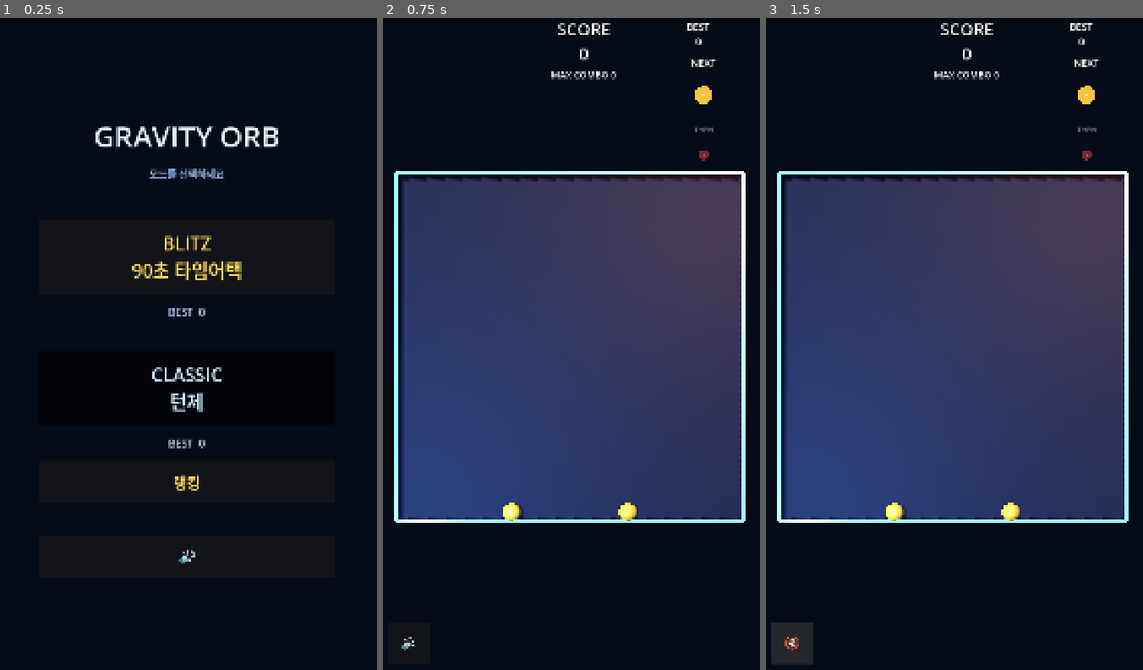
Above: before the commit, frames 1-3 (left to right).
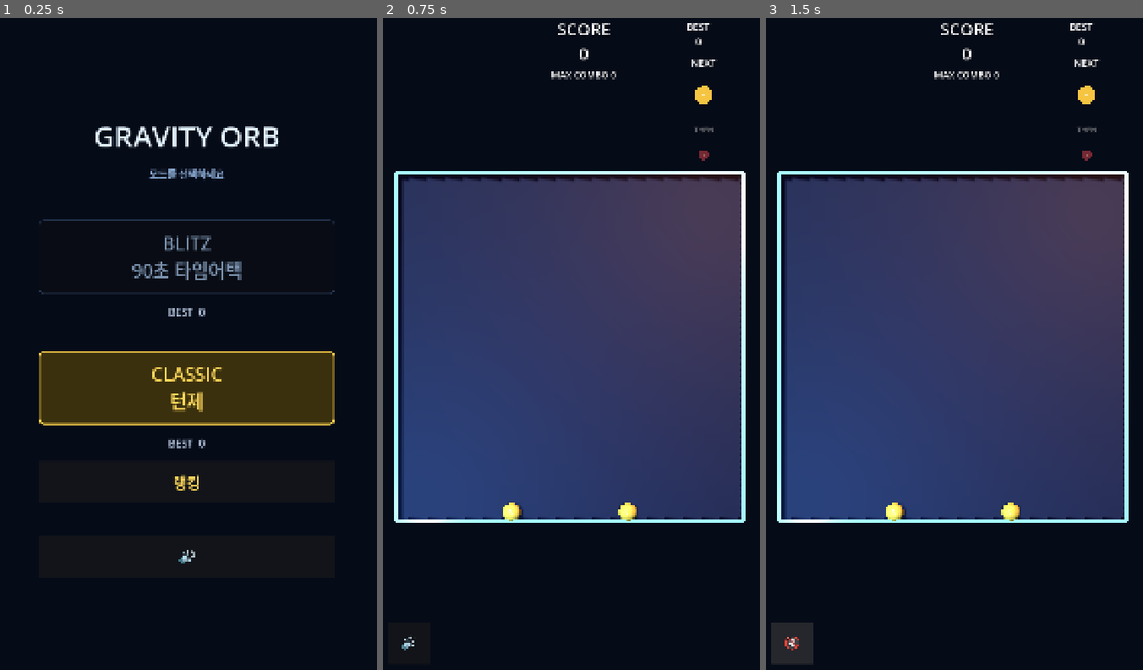
Above: after the commit, the same moments.

Repository: jeongmo-dot/gravity_orb
Game: Godot game, scene res://scenes/Main3D.tscn
Same seed, same stepped clock (60 frames per second), same inputs: the game is played once before the commit and once after it.
Inputs:
- Up to frame 1 (0.25 s): no input
- Up to frame 2 (0.75 s): click "CLASSIC 턴제" at 0.5 s
- Up to frame 3 (1.5 s): click "🔊" at 1.25 s

The runs differ from the first frame. In frame 1, 9.8% of the frame differs, in the area x 10-89%, y 30-63%; in frame 2, nothing differs; in frame 3, nothing differs.

Commit message:
[#53 M8] 랭킹 열 정렬과 선택 표시 보정

Diff:
--- a/scenes/UI.tscn
+++ b/scenes/UI.tscn
@@ -32,6 +32,30 @@
 corner_radius_bottom_right = 10
 corner_radius_bottom_left = 10
 
+[sub_resource type="StyleBoxFlat" id="StyleBoxFlat_mode_unselected"]
+bg_color = Color(0.035, 0.05, 0.08, 0.96)
+border_width_left = 2
+border_width_top = 2
+border_width_right = 2
+border_width_bottom = 2
+border_color = Color(0.16, 0.23, 0.34, 1)
+corner_radius_top_left = 14
+corner_radius_top_right = 14
+corner_radius_bottom_right = 14
+corner_radius_bottom_left = 14
+
+[sub_resource type="StyleBoxFlat" id="StyleBoxFlat_mode_selected"]
+bg_color = Color(0.23, 0.19, 0.055, 1)
+border_width_left = 3
+border_width_top = 3
+border_width_right = 3
+border_width_bottom = 6
+border_color = Color(1, 0.835294, 0.290196, 1)
+corner_radius_top_left = 14
+corner_radius_top_right = 14
+corner_radius_bottom_right = 14
+corner_radius_bottom_left = 14
+
 [node name="UI" type="CanvasLayer"]
 script = ExtResource("1_debug_hud")
 
@@ -551,9 +575,15 @@
 custom_minimum_size = Vector2(0, 210)
 layout_mode = 2
 mouse_filter = 0
-theme_override_colors/font_color = Color(1, 0.85, 0.35, 1)
-theme_override_colors/font_pressed_color = Color(1, 0.95, 0.7, 1)
+theme_override_colors/font_color = Color(0.48, 0.57, 0.68, 1)
+theme_override_colors/font_hover_color = Color(0.68, 0.76, 0.86, 1)
+theme_override_colors/font_pressed_color = Color(1, 0.85, 0.35, 1)
+theme_override_colors/font_hover_pressed_color = Color(1, 0.9, 0.5, 1)
 theme_override_font_sizes/font_size = 52
+theme_override_styles/normal = SubResource("StyleBoxFlat_mode_unselected")
+theme_override_styles/hover = SubResource("StyleBoxFlat_mode_unselected")
+theme_override_styles/pressed = SubResource("StyleBoxFlat_mode_selected")
+theme_override_styles/hover_pressed = SubResource("StyleBoxFlat_mode_selected")
 toggle_mode = true
 text = "BLITZ\n90초 타임어택"
 
@@ -576,9 +606,15 @@
 custom_minimum_size = Vector2(0, 210)
 layout_mode = 2
 mouse_filter = 0
-theme_override_colors/font_color = Color(0.55, 0.82, 1, 1)
-theme_override_colors/font_pressed_color = Color(0.8, 0.93, 1, 1)
+theme_override_colors/font_color = Color(0.48, 0.57, 0.68, 1)
+theme_override_colors/font_hover_color = Color(0.68, 0.76, 0.86, 1)
+theme_override_colors/font_pressed_color = Color(1, 0.85, 0.35, 1)
+theme_override_colors/font_hover_pressed_color = Color(1, 0.9, 0.5, 1)
 theme_override_font_sizes/font_size = 52
+theme_override_styles/normal = SubResource("StyleBoxFlat_mode_unselected")
+theme_override_styles/hover = SubResource("StyleBoxFlat_mode_unselected")
+theme_override_styles/pressed = SubResource("StyleBoxFlat_mode_selected")
+theme_override_styles/hover_pressed = SubResource("StyleBoxFlat_mode_selected")
 toggle_mode = true
 text = "CLASSIC\n턴제"
 
@@ -671,7 +707,15 @@
 custom_minimum_size = Vector2(360, 120)
 layout_mode = 2
 mouse_filter = 0
+theme_override_colors/font_color = Color(0.48, 0.57, 0.68, 1)
+theme_override_colors/font_hover_color = Color(0.68, 0.76, 0.86, 1)
+theme_override_colors/font_pressed_color = Color(1, 0.85, 0.35, 1)
+theme_override_colors/font_hover_pressed_color = Color(1, 0.9, 0.5, 1)
 theme_override_font_sizes/font_size = 38
+theme_override_styles/normal = SubResource("StyleBoxFlat_mode_unselected")
+theme_override_styles/hover = SubResource("StyleBoxFlat_mode_unselected")
+theme_override_styles/pressed = SubResource("StyleBoxFlat_mode_selected")
+theme_override_styles/hover_pressed = SubResource("StyleBoxFlat_mode_selected")
 toggle_mode = true
 text = "BLITZ"
 
@@ -680,7 +724,15 @@
 custom_minimum_size = Vector2(360, 120)
 layout_mode = 2
 mouse_filter = 0
+theme_override_colors/font_color = Color(0.48, 0.57, 0.68, 1)
+theme_override_colors/font_hover_color = Color(0.68, 0.76, 0.86, 1)
+theme_override_colors/font_pressed_color = Color(1, 0.85, 0.35, 1)
+theme_override_colors/font_hover_pressed_color = Color(1, 0.9, 0.5, 1)
 theme_override_font_sizes/font_size = 38
+theme_override_styles/normal = SubResource("StyleBoxFlat_mode_unselected")
+theme_override_styles/hover = SubResource("StyleBoxFlat_mode_unselected")
+theme_override_styles/pressed = SubResource("StyleBoxFlat_mode_selected")
+theme_override_styles/hover_pressed = SubResource("StyleBoxFlat_mode_selected")
 toggle_mode = true
 text = "CLASSIC"
 
--- a/scripts/ui/RankingPanel.gd
+++ b/scripts/ui/RankingPanel.gd
@@ -7,6 +7,9 @@
 const SILVER: Color = Color("#D5DEE8")
 const BRONZE: Color = Color("#CD8B62")
 const DEFAULT_ROW_COLOR: Color = Color("#E5EDF8")
+const HEADER_COLOR: Color = Color("#8CAED6")
+const COLUMN_NAMES: Array[String] = ["Rank", "Score", "Stat", "Date"]
+const COLUMN_WIDTHS: Array[float] = [100.0, 250.0, 250.0, 300.0]
 
 @export var row_style: StyleBoxFlat
 @export var highlight_style: StyleBoxFlat
@@ -21,16 +24,21 @@
 var _highlight_mode: GameConfig.GameMode = GameConfig.GameMode.TURN
 var _highlight_rank: int = 0
 var _rows: Array[PanelContainer] = []
-var _row_labels: Array[Label] = []
+var _header_columns: Dictionary = {}
+var _row_columns: Array[Dictionary] = []
 var _pulse_elapsed: float = 0.0
 
 
 func _ready() -> void:
+	_header.text = ""
+	_header_columns = _create_columns(_header, true)
 	for rank: int in range(1, SaveStore.RANKING_LIMIT + 1):
 		_rows.append(get_node("Panel/Content/Rows/RankingRow%d" % rank) as PanelContainer)
-		_row_labels.append(
-			get_node("Panel/Content/Rows/RankingRow%d/Text" % rank) as Label
-		)
+		var row_host: Label = get_node(
+			"Panel/Content/Rows/RankingRow%d/Text" % rank
+		) as Label
+		row_host.text = ""
+		_row_columns.append(_create_columns(row_host, false))
 	_blitz_tab.pressed.connect(func() -> void: _show_mode(GameConfig.GameMode.BLITZ))
 	_classic_tab.pressed.connect(func() -> void: _show_mode(GameConfig.GameMode.TURN))
 	_close_button.pressed.connect(_on_close_pressed)
@@ -83,31 +91,64 @@
 	var blitz_mode: bool = _mode == GameConfig.GameMode.BLITZ
 	_blitz_tab.set_pressed_no_signal(blitz_mode)
 	_classic_tab.set_pressed_no_signal(not blitz_mode)
-	_header.text = "순위        점수       %s       날짜" % (
-		"최대 체인" if blitz_mode else "최대 콤보"
-	)
+	(_header_columns["Rank"] as Label).text = "순위"
+	(_header_columns["Score"] as Label).text = "점수"
+	(_header_columns["Stat"] as Label).text = "최대 체인" if blitz_mode else "최대 콤보"
+	(_header_columns["Date"] as Label).text = "날짜"
 	var rankings: Array[Dictionary] = SaveStore.load_rankings(_save_path, _mode)
 	var active_rank: int = highlighted_rank()
 	for index: int in range(_rows.size()):
 		var rank: int = index + 1
 		var row: PanelContainer = _rows[index]
-		var label: Label = _row_labels[index]
+		var columns: Dictionary = _row_columns[index]
 		row.add_theme_stylebox_override(
 			"panel",
 			highlight_style if rank == active_rank else row_style
 		)
+		(columns["Rank"] as Label).text = str(rank)
 		if index >= rankings.size():
-			label.text = "%2d          —" % rank
+			(columns["Score"] as Label).text = "—"
+			(columns["Stat"] as Label).text = ""
+			(columns["Date"] as Label).text = ""
 		else:
 			var record: Dictionary = rankings[index]
 			var stat_key: String = "max_chain" if blitz_mode else "max_combo"
-			label.text = "%2d    %10s       %4d       %s" % [
-				rank,
-				_format_score(int(record["score"])),
-				int(record[stat_key]),
-				_short_date(str(record["date"])),
-			]
-		label.add_theme_color_override("font_color", _rank_color(rank))
+			(columns["Score"] as Label).text = _format_score(int(record["score"]))
+			(columns["Stat"] as Label).text = str(int(record[stat_key]))
+			(columns["Date"] as Label).text = _short_date(str(record["date"]))
+		for column_name: String in COLUMN_NAMES:
+			(columns[column_name] as Label).add_theme_color_override(
+				"font_color",
+				_rank_color(rank)
+			)
+
+
+func _create_columns(host: Control, header: bool) -> Dictionary:
+	var columns_container: HBoxContainer = HBoxContainer.new()
+	columns_container.name = "Columns"
+	columns_container.mouse_filter = Control.MOUSE_FILTER_IGNORE
+	columns_container.alignment = BoxContainer.ALIGNMENT_CENTER
+	columns_container.add_theme_constant_override("separation", 0)
+	host.add_child(columns_container)
+	columns_container.set_anchors_and_offsets_preset(Control.PRESET_FULL_RECT)
+	var columns: Dictionary = {}
+	for index: int in range(COLUMN_NAMES.size()):
+		var label: Label = Label.new()
+		label.name = COLUMN_NAMES[index]
+		label.custom_minimum_size = Vector2(COLUMN_WIDTHS[index], 0.0)
+		label.mouse_filter = Control.MOUSE_FILTER_IGNORE
+		label.vertical_alignment = VERTICAL_ALIGNMENT_CENTER
+		label.horizontal_alignment = (
+			HORIZONTAL_ALIGNMENT_RIGHT
+			if COLUMN_NAMES[index] == "Score"
+			else HORIZONTAL_ALIGNMENT_CENTER
+		)
+		label.add_theme_font_size_override("font_size", 25 if header else 30)
+		if header:
+			label.add_theme_color_override("font_color", HEADER_COLOR)
+		columns_container.add_child(label)
+		columns[COLUMN_NAMES[index]] = label
+	return columns
 
 
 func _on_close_pressed() -> void:
--- a/tests/spike/capture_screens.gd
+++ b/tests/spike/capture_screens.gd
@@ -348,10 +348,10 @@
 	if ranking.highlighted_rank() != 3:
 		_fail("BLITZ ranking capture must highlight rank 3")
 	var first_row: Label = main.get_node(
-		"UI/RankingPanel/Panel/Content/Rows/RankingRow1/Text"
+		"UI/RankingPanel/Panel/Content/Rows/RankingRow1/Text/Columns/Score"
 	) as Label
 	var third_row: Label = main.get_node(
-		"UI/RankingPanel/Panel/Content/Rows/RankingRow3/Text"
+		"UI/RankingPanel/Panel/Content/Rows/RankingRow3/Text/Columns/Score"
 	) as Label
 	if not first_row.text.contains("25,000"):
 		_fail("BLITZ ranking first row must show 25,000")
--- a/tests/test_rankings.gd
+++ b/tests/test_rankings.gd
@@ -195,11 +195,20 @@
 	start_button.pressed.emit()
 	assert_true(ranking.visible, "start ranking button opens panel")
 	assert_eq(ranking.current_mode(), GameConfig.GameMode.BLITZ, "last selected mode opens first")
-	var first_text: Label = ranking.get_node("Panel/Content/Rows/RankingRow1/Text") as Label
-	var second_text: Label = ranking.get_node("Panel/Content/Rows/RankingRow2/Text") as Label
+	var first_rank: Label = ranking.get_node(
+		"Panel/Content/Rows/RankingRow1/Text/Columns/Rank"
+	) as Label
+	var first_score: Label = ranking.get_node(
+		"Panel/Content/Rows/RankingRow1/Text/Columns/Score"
+	) as Label
+	var second_rank: Label = ranking.get_node(
+		"Panel/Content/Rows/RankingRow2/Text/Columns/Rank"
+	) as Label
 	var fourth_row: PanelContainer = ranking.get_node("Panel/Content/Rows/RankingRow4") as PanelContainer
-	assert_true(first_text.text.contains("4,000"), "ranking row shows formatted score")
-	assert_true(first_text.get_theme_color("font_color") != second_text.get_theme_color("font_color"), "top ranks use distinct colors")
+	assert_eq(first_score.text, "4,000", "ranking row shows formatted score")
+	assert_true(first_rank.get_theme_color("font_color") != second_rank.get_theme_color("font_color"), "top ranks use distinct colors")
+	_assert_ranking_columns_align(ranking)
+	_assert_mode_selection_styles_match(start, ranking)
 	ui.show_ranking(GameConfig.GameMode.BLITZ, 4)
 	assert_eq(ranking.highlighted_rank(), 4, "latest ranked row is highlighted")
 	assert_true(
@@ -209,7 +218,15 @@
 	(ranking.get_node("Panel/Content/Tabs/RankingClassicTab") as Button).pressed.emit()
 	assert_eq(ranking.current_mode(), GameConfig.GameMode.TURN, "CLASSIC tab switches mode")
 	assert_eq(ranking.highlighted_rank(), 0, "highlight stays with recorded mode")
-	assert_true(first_text.text.contains("—"), "empty CLASSIC row uses dash")
+	var empty_rank: Label = ranking.get_node(
+		"Panel/Content/Rows/RankingRow1/Text/Columns/Rank"
+	) as Label
+	var empty_score: Label = ranking.get_node(
+		"Panel/Content/Rows/RankingRow1/Text/Columns/Score"
+	) as Label
+	assert_eq(empty_rank.text, "1", "empty row keeps rank in rank column")
+	assert_eq(empty_score.text, "—", "empty row puts dash in score column")
+	_assert_ranking_columns_align(ranking)
 	var close_button: Button = ranking.get_node("Panel/Content/RankingCloseButton") as Button
 	assert_true(close_button.size.y >= 120.0, "close touch target")
 	close_button.pressed.emit()
@@ -262,6 +279,96 @@
 	return scores
 
 
+func _assert_ranking_columns_align(ranking: RankingPanel) -> void:
+	var header_path: String = "Panel/Content/RankingHeader/Columns/"
+	for column_name: String in RankingPanel.COLUMN_NAMES:
+		var header: Label = ranking.get_node(header_path + column_name) as Label
+		for rank: int in range(1, SaveStore.RANKING_LIMIT + 1):
+			var cell: Label = ranking.get_node(
+				"Panel/Content/Rows/RankingRow%d/Text/Columns/%s" % [rank, column_name]
+			) as Label
+			assert_near(
+				cell.get_global_rect().position.x,
+				header.get_global_rect().position.x,
+				2.0,
+				"%s column x aligns for row %d" % [column_name, rank]
+			)
+	var score_header: Label = ranking.get_node(header_path + "Score") as Label
+	assert_eq(
+		score_header.horizontal_alignment,
+		HORIZONTAL_ALIGNMENT_RIGHT,
+		"score header is right aligned"
+	)
+	for rank: int in range(1, SaveStore.RANKING_LIMIT + 1):
+		var score: Label = ranking.get_node(
+			"Panel/Content/Rows/RankingRow%d/Text/Columns/Score" % rank
+		) as Label
+		assert_eq(
+			score.horizontal_alignment,
+			HORIZONTAL_ALIGNMENT_RIGHT,
+			"score row %d is right aligned" % rank
+		)
+
+
+func _assert_mode_selection_styles_match(
+	start: StartScreen,
+	ranking: RankingPanel
+) -> void:
+	var start_selected: Button = start.get_node("Content/BlitzButton") as Button
+	var start_unselected: Button = start.get_node("Content/ClassicButton") as Button
+	var ranking_selected: Button = ranking.get_node(
+		"Panel/Content/Tabs/RankingBlitzTab"
+	) as Button
+	var ranking_unselected: Button = ranking.get_node(
+		"Panel/Content/Tabs/RankingClassicTab"
+	) as Button
+	assert_true(start_selected.button_pressed, "start selected mode is pressed")
+	assert_true(ranking_selected.button_pressed, "ranking selected tab is pressed")
+	assert_true(not start_unselected.button_pressed, "start other mode is unselected")
+	assert_true(not ranking_unselected.button_pressed, "ranking other tab is unselected")
+	assert_eq(
+		start_selected.get_theme_color("font_pressed_color"),
+		ranking_selected.get_theme_color("font_pressed_color"),
+		"selected mode text color is shared"
+	)
+	assert_eq(
+		start_unselected.get_theme_color("font_color"),
+		ranking_unselected.get_theme_color("font_color"),
+		"unselected mode text color is shared"
+	)
+	var selected_style: StyleBoxFlat = start_selected.get_theme_stylebox(
+		"pressed"
+	) as StyleBoxFlat
+	var ranking_selected_style: StyleBoxFlat = ranking_selected.get_theme_stylebox(
+		"pressed"
+	) as StyleBoxFlat
+	var unselected_style: StyleBoxFlat = start_unselected.get_theme_stylebox(
+		"normal"
+	) as StyleBoxFlat
+	var ranking_unselected_style: StyleBoxFlat = ranking_unselected.get_theme_stylebox(
+		"normal"
+	) as StyleBoxFlat
+	assert_eq(
+		selected_style.bg_color,
+		ranking_selected_style.bg_color,
+		"selected mode background is shared"
+	)
+	assert_eq(
+		unselected_style.bg_color,
+		ranking_unselected_style.bg_color,
+		"unselected mode background is shared"
+	)
+	assert_true(
+		selected_style.bg_color.get_luminance() > unselected_style.bg_color.get_luminance(),
+		"selected background is brighter"
+	)
+	assert_eq(
+		start_selected.get_theme_color("font_pressed_color"),
+		Color(1.0, 0.85, 0.35, 1.0),
+		"selected text is yellow"
+	)
+
+
 func _reaction(type: ReactionRules.Type, result_level: int) -> Dictionary:
 	return {
 		"type": type,
Not shown: 1 places in scenes/UI.tscn that only renumber resources
Not shown, changed: docs/jeongmo_codex_to_claude.md
